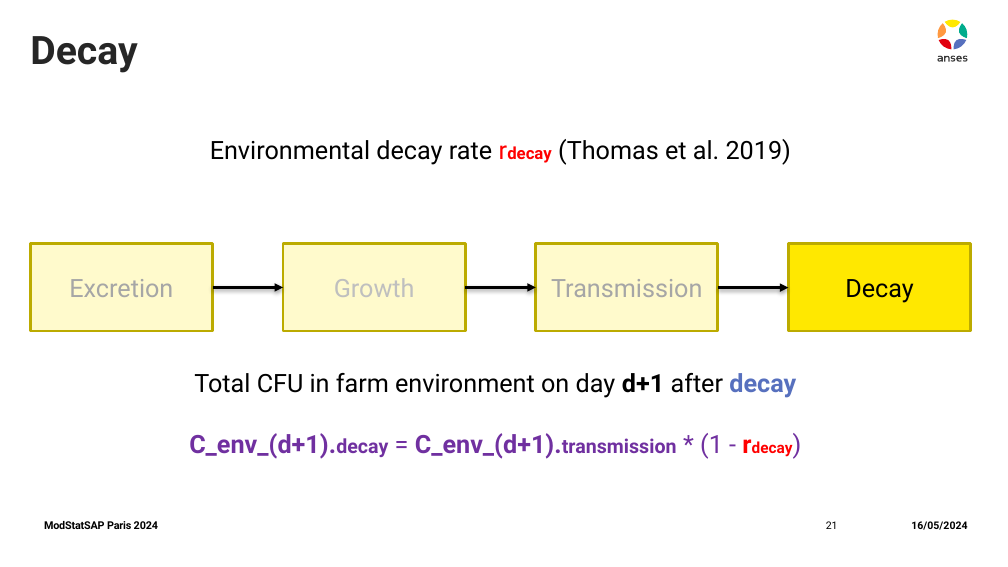
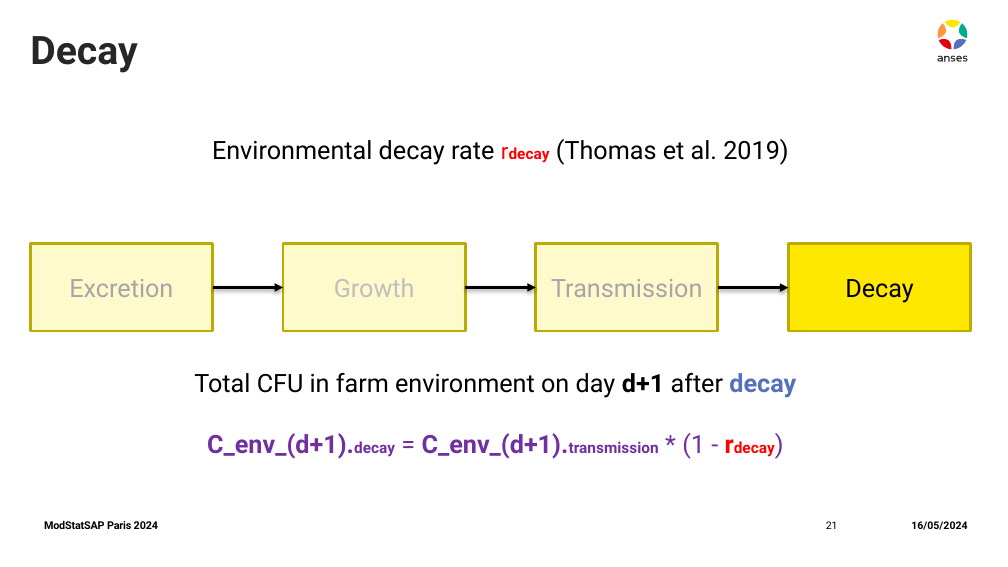
Before and after one commit to ENVIRE-JPIAMR/farm-module, a slide deck: slide 21 of docs/ModStatSAP_sbasak.pptx. Drawn at 1008x567 pixels with LibreOffice and Linux fonts; fonts in the diff are those of the drawing. Boxes give left, top, right and bottom in pixels: in the first picture for what was removed or moved away, otherwise in the second. Text is boxed around its words. In the diff, an @@ line names an element or a change of style, - is before the commit and + after.

```diff
--- a/docs/ModStatSAP_sbasak.pptx
+++ b/docs/ModStatSAP_sbasak.pptx
@@ text "Environmental decay rate rdecay (Thomas ..." at (212, 139, 788, 165): size 18 to 16 pt, size 12 to 11 pt in "rdecay" @@
@@ text at (207, 433, 705, 459): size 14 to 11 pt in "C_env_(d+1).decay C_env_(d+1).transmission" @@
```
Also in this commit, not shown: 4 other slides changed.
